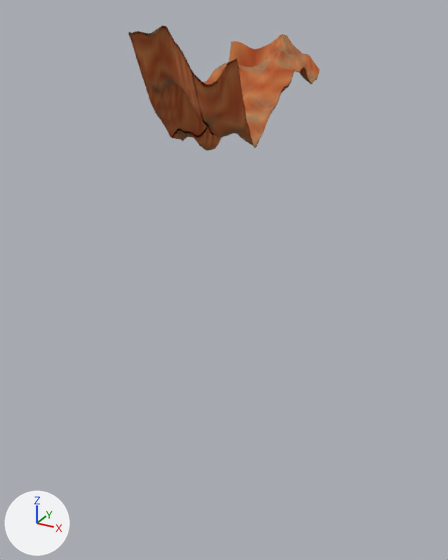
The glTF model public/desert-canyon/vista/terrain-075.glb as it was, and as the next commit left it.
The view is the same before and after, from a 50 mm lens placed at (608.0, -1144.0, 272.0), pointed at (-17.0, -9.0, -296.0). The axes (+X, +Y, +Z) are drawn at lower left. The lights are the same throughout. The picture after the commit comes second. Vertices at exactly the same position are counted once.

Objects in the first picture: 'terrain-075'.
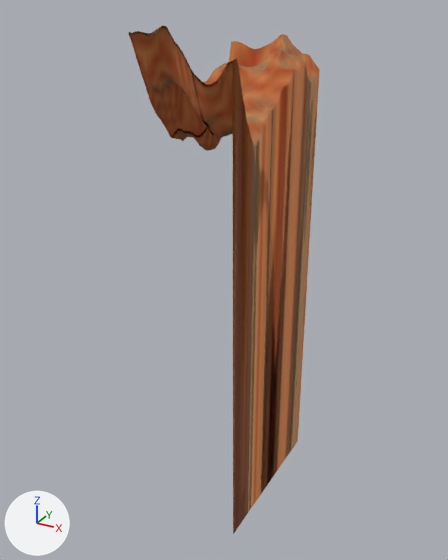
The newer file is also turned or shifted as a whole; pictures and numbers use the older file's frame.

The change, as a list of edits to the scene's bpy script:
```text
Change me_mesh_0:
    used by ob_terrain_075; location = (0.0, 0.0, 0.0)
    remove me_mesh_0.from_pydata(...)  # 1619 vertices, 3300 faces; spans x -108.0..108.0, y -192.0..192.0, z 0.0..243.0
    add me_mesh_0.from_pydata(...)  # 1619 vertices, 3300 faces; spans x -108.0..108.0, y -192.0..192.0, z -838.0..243.0
    me_mesh_0 part 1: 49 of the vertices in x 108.0, y -192.0..192.0, z 36.0..192.0 are scaled about their middle by (1, 1, 0), then moved by (0.0, 0.0, -952.0)
```

Changed parts and their boxes (x1, y1, x2, y2) in the pictures (448 x 560 px; the box of a moved part takes in the faces that stretch with it):
'terrain-075', reshaped (304% taller)
    before: (129, 26, 320, 151)
    after: (129, 26, 320, 534)
part 1 of me_mesh_0, moved or reshaped
    before: (233, 61, 319, 148)
    after: (233, 61, 319, 534)
